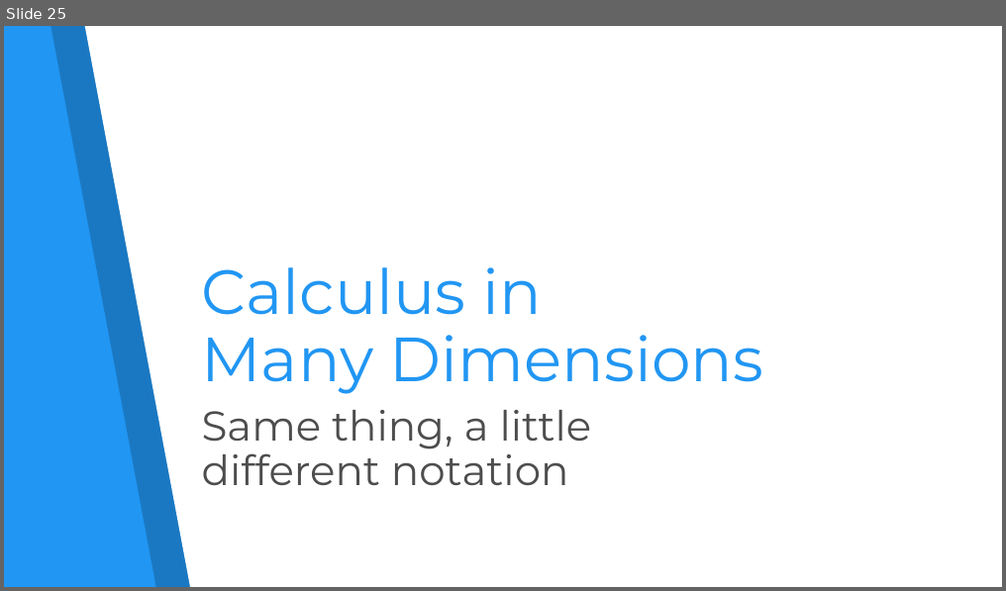
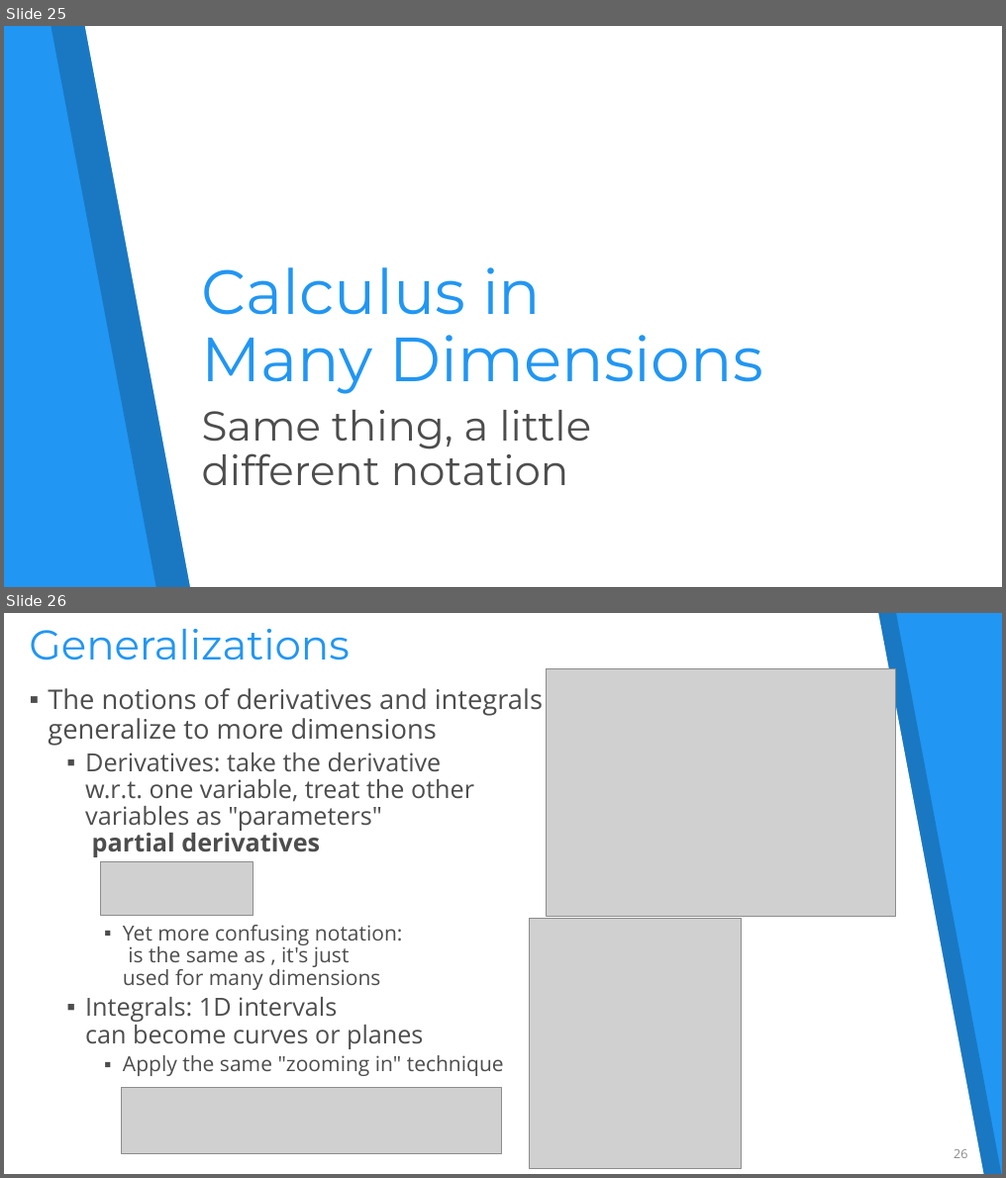
Before and after one commit to aquaruiz/Math_Concepts, a slide deck: 08. Calculus-Exercise/07. Calculus.pptx. Shown one above the other, each under a label of ours: slide 25 before the commit, slides 25 and 26 after it. The pictures are 1006x591 and 1006x1178 pixels, drawn with LibreOffice and Linux fonts; fonts in the diff are those of the drawing; grey boxes stand for pictures. Boxes give left, top, right and bottom in pixels: in the first picture for what was removed or moved away, otherwise in the second. Text is boxed around its words. In the diff, an @@ line names an element or a change of style, - is before the commit and + after.

```diff
--- a/08. Calculus-Exercise/07. Calculus.pptx
+++ b/08. Calculus-Exercise/07. Calculus.pptx
@@ slide 26 added at (4,613,1002,1174), background #2196F3 @@
@@ freeform shape added at (4,613,1001,1174), fill #000000 at 20% opacity @@
@@ freeform shape added at (4,613,984,1174), fill #FFFFFF @@
@@ text added at (29,629,349,661), 40 pt, text #2196F3 @@
+Generalizations
@@ picture added at (547,669,896,916) @@
@@ text added at (48,688,543,1076), 24 pt, text #4D4D4D @@
+▪ The notions of derivatives and integrals
+  generalize to more dimensions
+  ▪ Derivatives: take the derivative
+    w.r.t. one variable, treat the other
+    variables as "parameters"
+    partial derivatives
+    ▪ Yet more confusing notation:
+      is the same as , it's just
+      used for many dimensions
+  ▪ Integrals: 1D intervals
+    can become curves or planes
+    ▪ Apply the same "zooming in" technique
@@ picture added at (101,862,252,916) @@
@@ picture added at (530,919,742,1169) @@
@@ picture added at (122,1087,501,1155) @@
@@ page number added at (953,1150,967,1158), 12 pt, text #8B8B8B @@
+26
```
Also in this commit, not shown: 19 slides changed, 5 other slides added, 6 slides removed.
